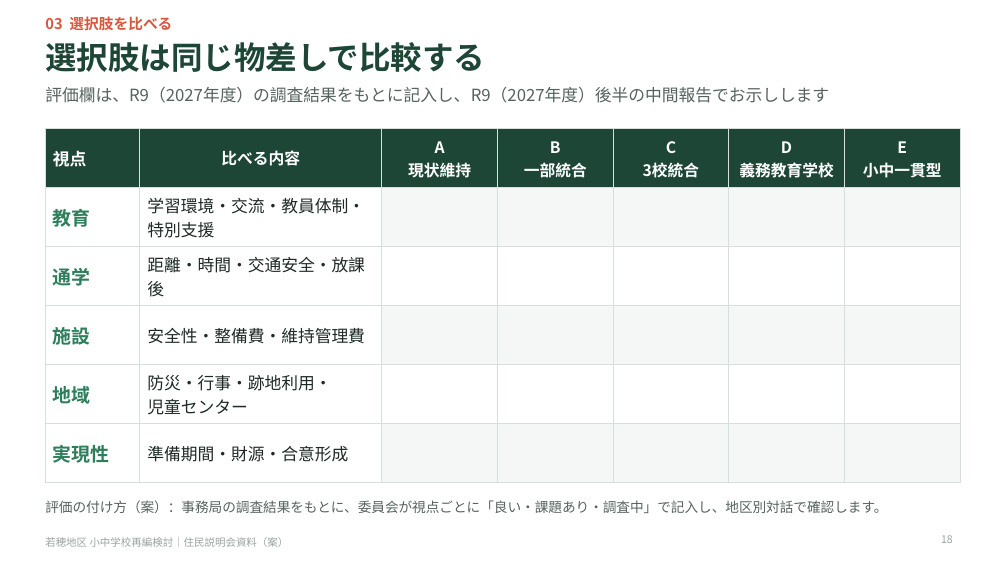
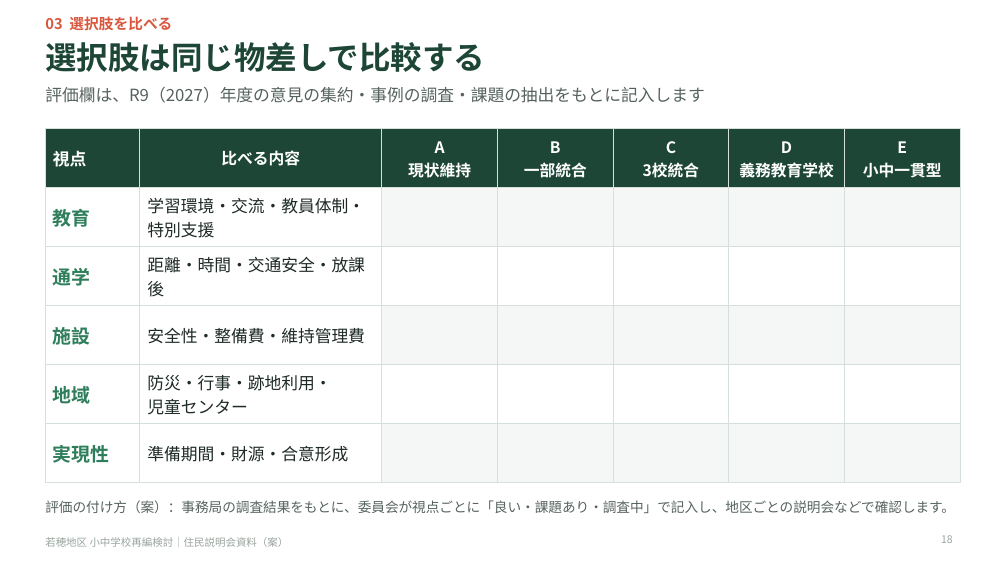
Before and after one commit to Masaki12008/GS, a slide deck: slide 18 of output/若穂地区_住民説明会資料_投影用.pptx. Drawn at 1008x567 pixels with LibreOffice and Linux fonts; fonts in the diff are those of the drawing. Boxes give left, top, right and bottom in pixels: in the first picture for what was removed or moved away, otherwise in the second. Text is boxed around its words. In the diff, an @@ line names an element or a change of style, - is before the commit and + after.

```diff
--- a/output/若穂地区_住民説明会資料_投影用.pptx
+++ b/output/若穂地区_住民説明会資料_投影用.pptx
@@ text at [45, 87, 704, 103]: text changed @@
-評価欄は、R9（2027年度）の調査結果をもとに記入し、R9（2027年度）後半の中間報告でお示しします
+評価欄は、R9（2027）年度の意見の集約・事例の調査・課題の抽出をもとに記入します
@@ text at [45, 500, 955, 513]: text changed @@
-評価の付け方（案）：事務局の調査結果をもとに、委員会が視点ごとに「良い・課題あり・調査中」で記入し、地区別対話で確認します。
+評価の付け方（案）：事務局の調査結果をもとに、委員会が視点ごとに「良い・課題あり・調査中」で記入し、地区ごとの説明会などで確認します。
```
Also in this commit, not shown: 2 other slides changed, 7 other files.
